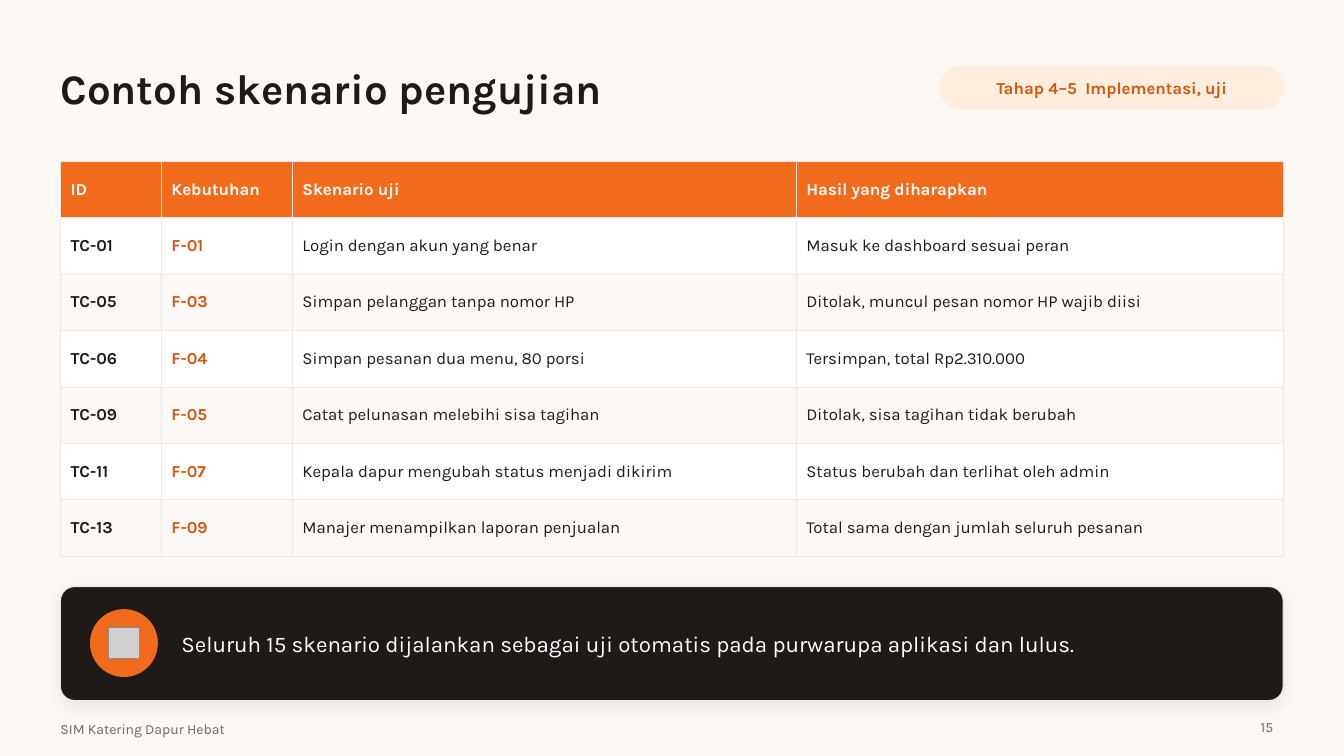
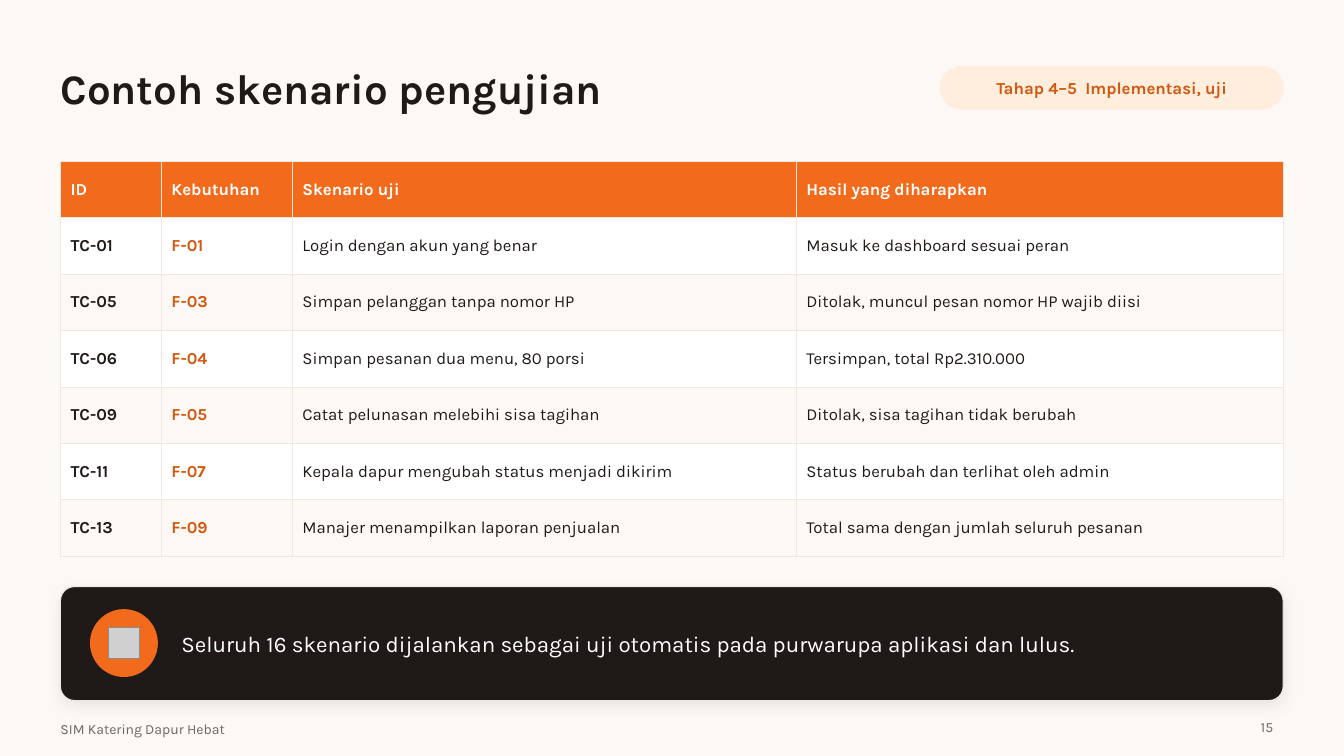
Before and after one commit to koriebruh/sim-katering-dapur-hebat, a slide deck: slide 15 of Presentasi-SIM-Katering-Dapur-Hebat.pptx. Drawn at 1344x756 pixels with LibreOffice and Linux fonts; fonts in the diff are those of the drawing; grey boxes stand for pictures. Boxes give left, top, right and bottom in pixels: in the first picture for what was removed or moved away, otherwise in the second. Text is boxed around its words. In the diff, an @@ line names an element or a change of style, - is before the commit and + after.

```diff
--- a/Presentasi-SIM-Katering-Dapur-Hebat.pptx
+++ b/Presentasi-SIM-Katering-Dapur-Hebat.pptx
@@ text at [181, 636, 1074, 658]: text changed @@
-Seluruh 15 skenario dijalankan sebagai uji otomatis pada purwarupa aplikasi dan lulus.
+Seluruh 16 skenario dijalankan sebagai uji otomatis pada purwarupa aplikasi dan lulus.
```
Also in this commit, not shown: 3 other slides changed, 15 other files.
